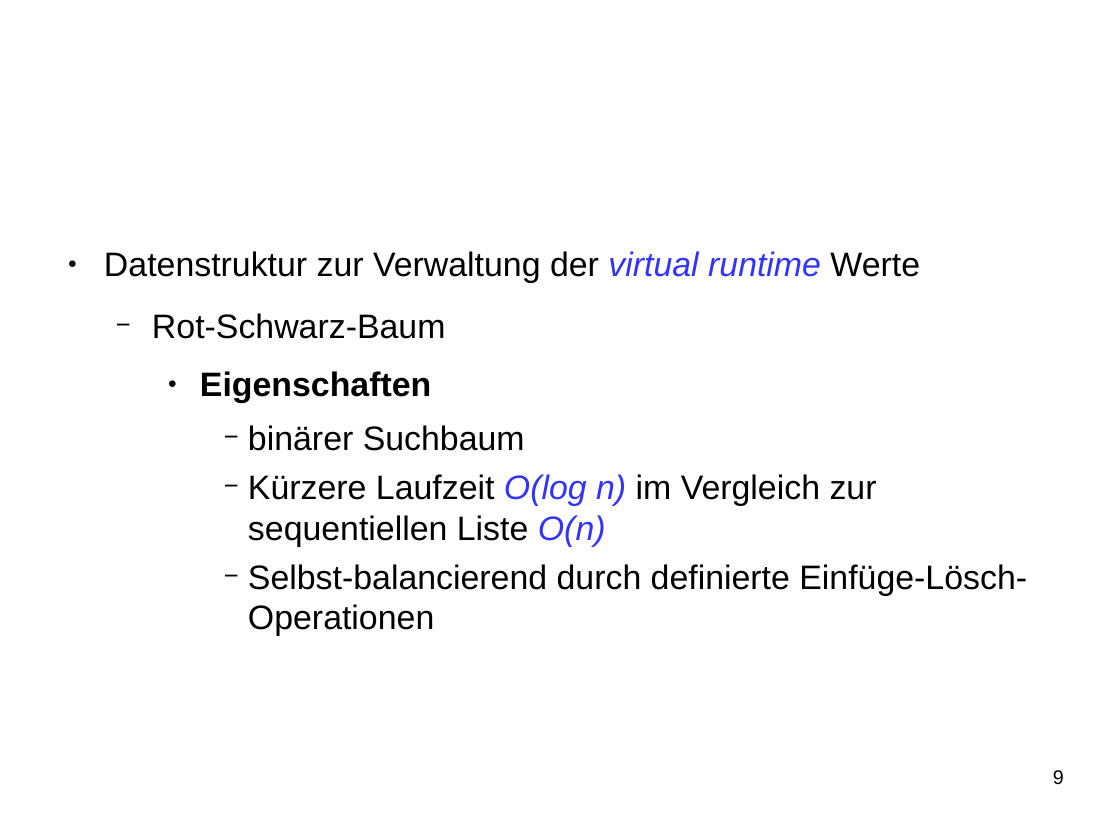
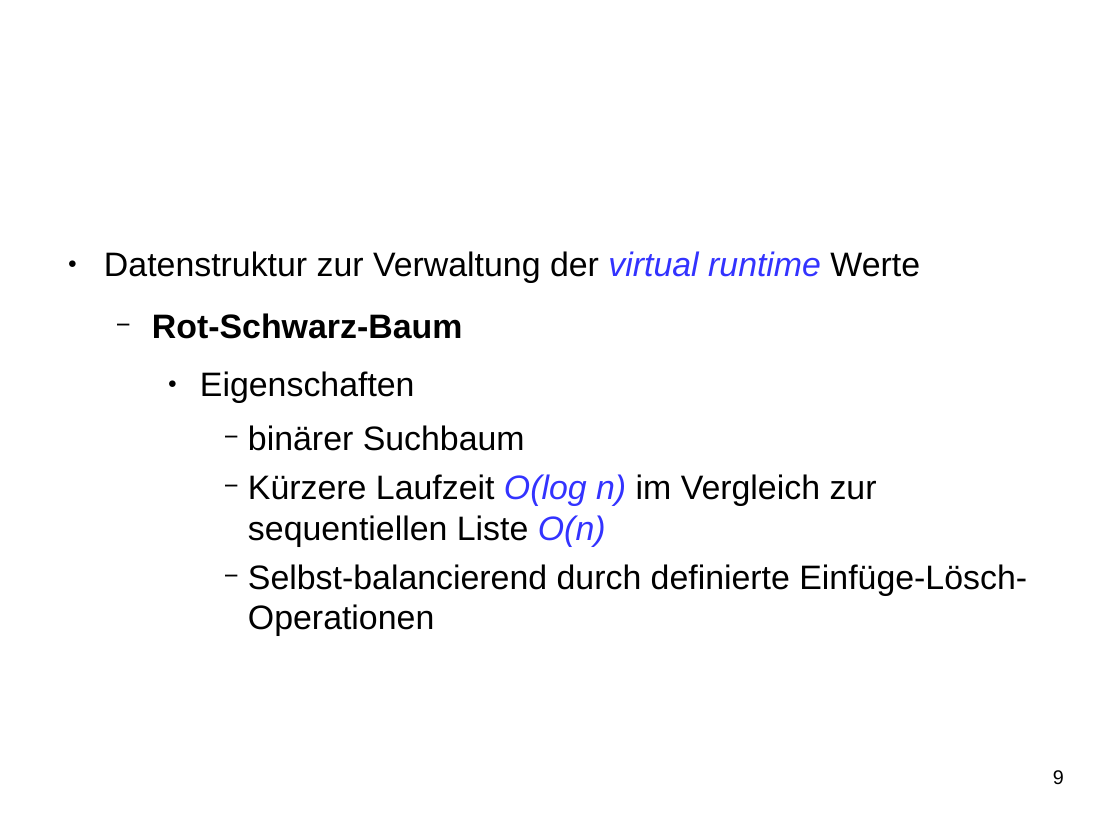
Before and after one commit to SeminararbeitCFS/main, a slide deck: slide 9 of vortrag/vortrag_CFS.odp. Drawn at 1120x840 pixels with LibreOffice and Linux fonts; fonts in the diff are those of the drawing; background and template pictures are left out. Boxes give left, top, right and bottom in pixels: in the first picture for what was removed or moved away, otherwise in the second. Text is boxed around its words. In the diff, an @@ line names an element or a change of style, - is before the commit and + after.

```diff
--- a/vortrag/vortrag_CFS.odp
+++ b/vortrag/vortrag_CFS.odp
@@ text at <box>152,313,462,403</box>: bold on in "Rot-Schwarz-Baum"; bold off in "Eigenschaften" @@
```
Also in this commit, not shown: 3 other slides changed.
